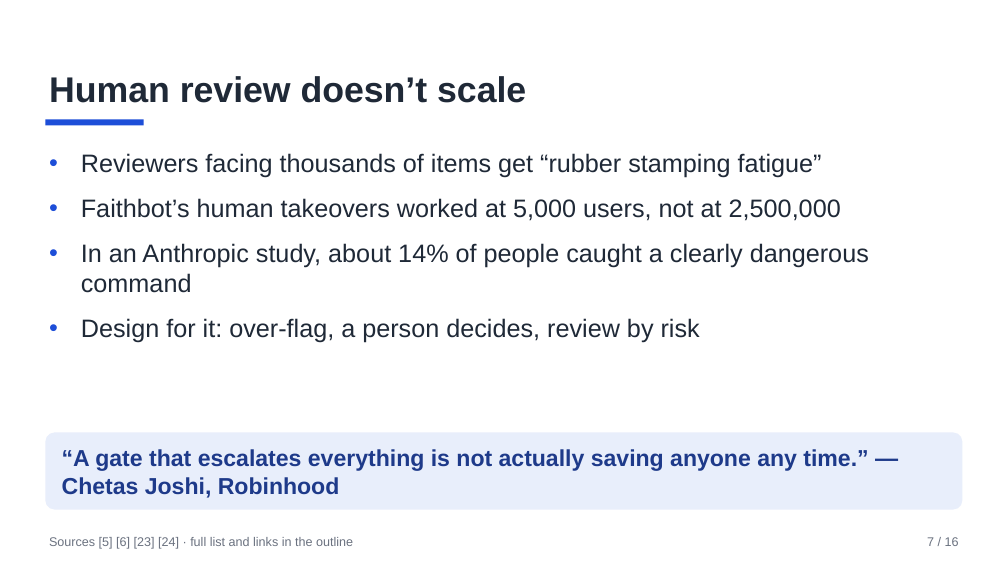
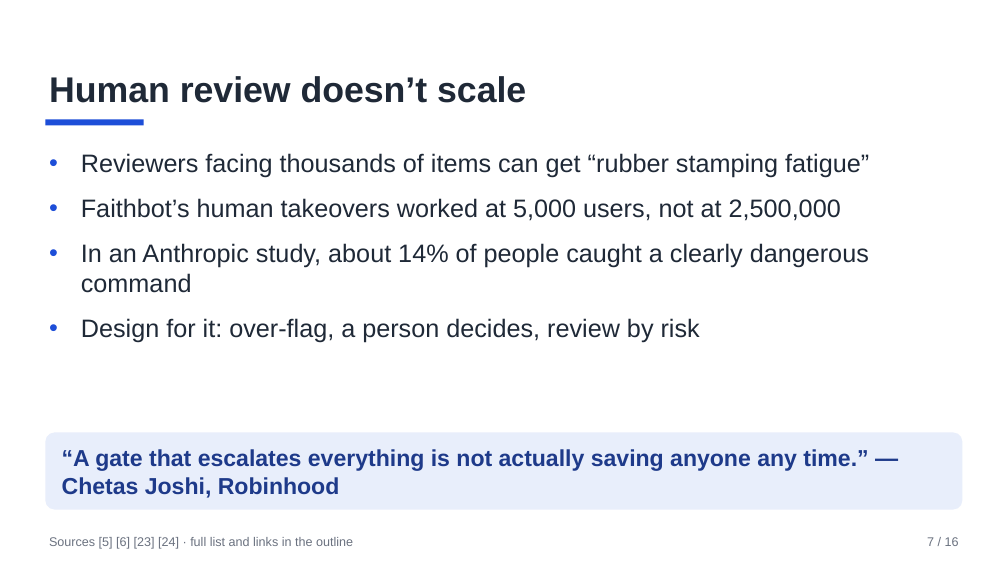
Before and after one commit to AnilKerai/applied-ai-handbook, a slide deck: slide 7 of 1-understand/ai-lunch-and-learn.pptx. Drawn at 1008x567 pixels with LibreOffice and Linux fonts; fonts in the diff are those of the drawing. Boxes give left, top, right and bottom in pixels: in the first picture for what was removed or moved away, otherwise in the second. Text is boxed around its words. In the diff, an @@ line names an element or a change of style, - is before the commit and + after.

```diff
--- a/1-understand/ai-lunch-and-learn.pptx
+++ b/1-understand/ai-lunch-and-learn.pptx
@@ text at (x1=81, y1=153, x2=869, y2=178): text changed @@
-• Reviewers facing thousands of items get “rubber stamping fatigue”
+• Reviewers facing thousands of items can get “rubber stamping fatigue”
```
Also in this commit, not shown: 7 other files.
